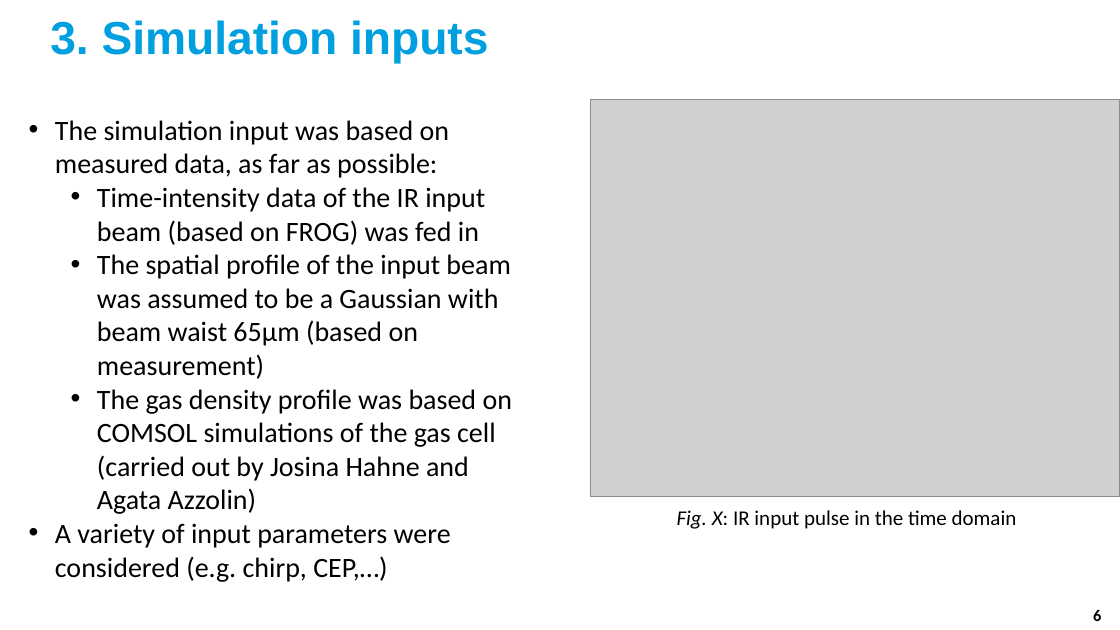
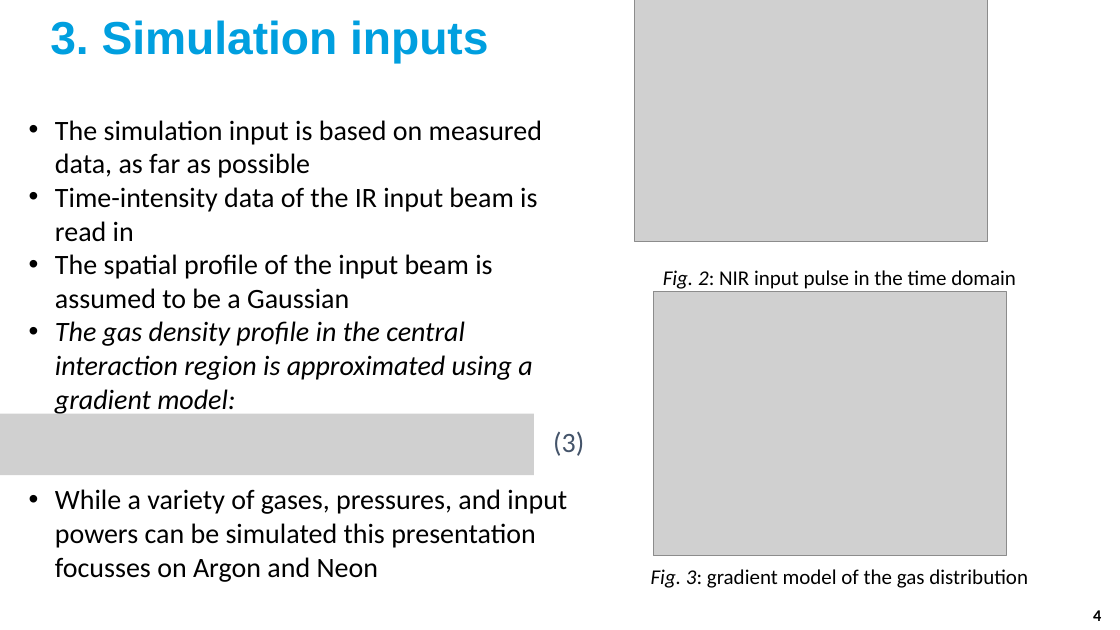
Before and after one commit to david-f-amorim/Simulating-THG-of-few-femtosecond-pulses-in-a-noble-gas-, a slide deck: slide 4 of presentations/DESY - Final Presentation (fixed).pptx (slide 6 before the commit). Drawn at 1120x630 pixels with LibreOffice and Linux fonts; fonts in the diff are those of the drawing; grey boxes stand for pictures; background and template pictures are left out. Boxes give left, top, right and bottom in pixels: in the first picture for what was removed or moved away, otherwise in the second. Text is boxed around its words. In the diff, an @@ line names an element or a change of style, - is before the commit and + after.

```diff
--- a/presentations/DESY - Final Presentation (fixed).pptx
+++ b/presentations/DESY - Final Presentation (fixed).pptx
@@ picture: place and size @@
-picture at <box>591,100,1120,497</box>
+picture at <box>634,0,987,241</box>
@@ text at <box>55,120,567,582</box>: text changed @@
-• The simulation input was based on measured data, as far as possible:
-  • Time-intensity data of the IR input beam (based on FROG) was fed in
-  • The spatial profile of the input beam was assumed to be a Gaussian with beam waist 65μm (based on measurement)
-  • The gas density profile was based on COMSOL simulations of the gas cell (carried out by Josina Hahne and Agata Azzolin)
-• A variety of input parameters were considered (e.g. chirp, CEP,…)
+• The simulation input is based on measured data, as far as possible
+• Time-intensity data of the IR input beam is read in
+• The spatial profile of the input beam is assumed to be a Gaussian
+• The gas density profile in the central interaction region is approximated using a gradient model:
+• While a variety of gases, pressures, and input powers can be simulated this presentation focusses on Argon and Neon
@@ picture added at <box>654,292,1007,556</box> @@
@@ text at <box>663,270,1016,292</box>: text changed @@
-Fig. X: IR input pulse in the time domain
+Fig. 2: NIR input pulse in the time domain
@@ picture added at <box>0,413,534,475</box> @@
@@ text added at <box>553,431,584,456</box>, 24 pt, text #44546A @@
+(3)
@@ text added at <box>651,569,1028,588</box>, 18 pt, text #000000 @@
+Fig. 3: gradient model of the gas distribution
@@ page number at <box>1093,610,1101,621</box>: text changed @@
-6
+4
```
Also in this commit, not shown: 9 other slides changed, 2 slides added, 4 slides removed, 8 other files.
